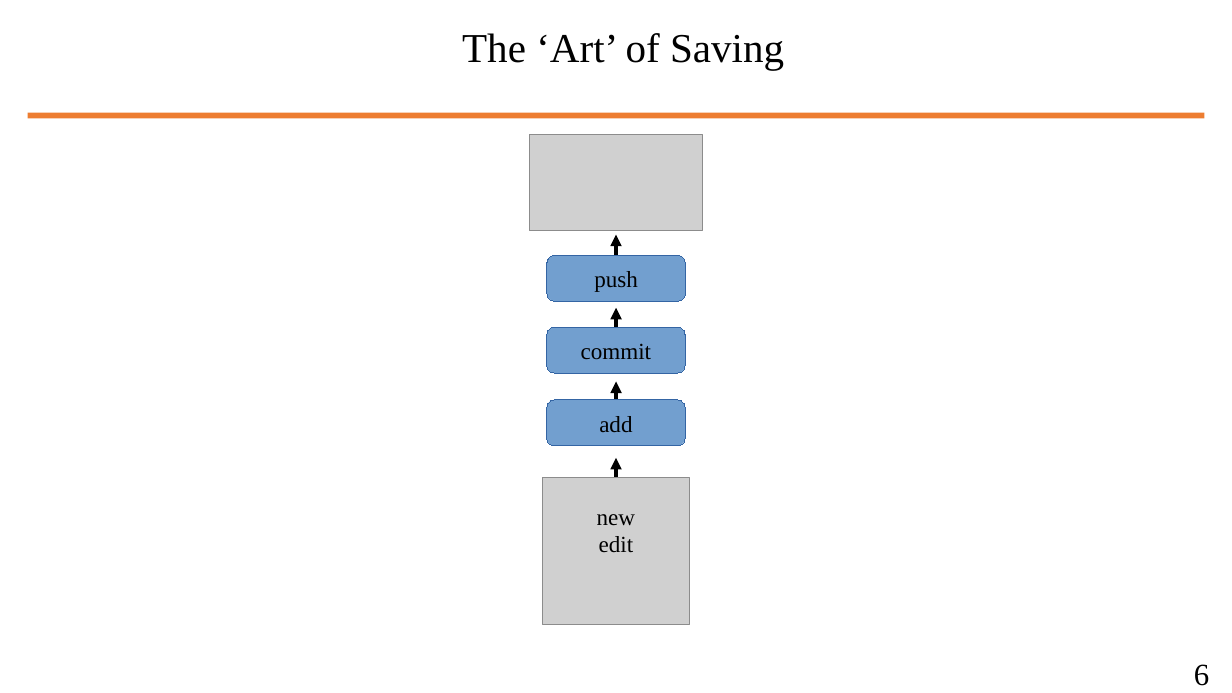
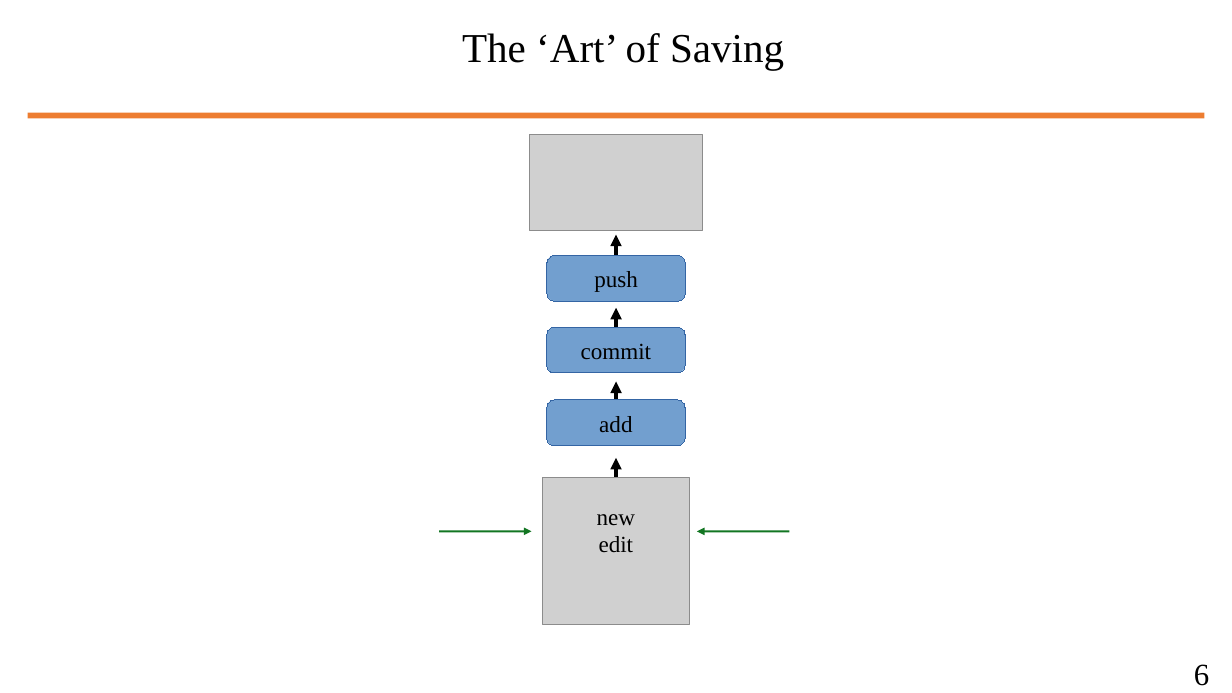
Before and after one commit to wbuz24/undergrad-repo, a slide deck: slide 8 of S24/cs494/notes/github-intro.pptx. Drawn at 1232x693 pixels with LibreOffice and Linux fonts; fonts in the diff are those of the drawing; grey boxes stand for pictures. Boxes give left, top, right and bottom in pixels: in the first picture for what was removed or moved away, otherwise in the second. Text is boxed around its words. In the diff, an @@ line names an element or a change of style, - is before the commit and + after.

```diff
--- a/S24/cs494/notes/github-intro.pptx
+++ b/S24/cs494/notes/github-intro.pptx
@@ arrow added from (439, 531) to (531, 531), #127622 1.5 pt @@
@@ arrow added from (789, 531) to (697, 531), #127622 1.5 pt @@
```
Also in this commit, not shown: 14 other slides changed, 19 slides added, 1 slide removed, 1 other file.
